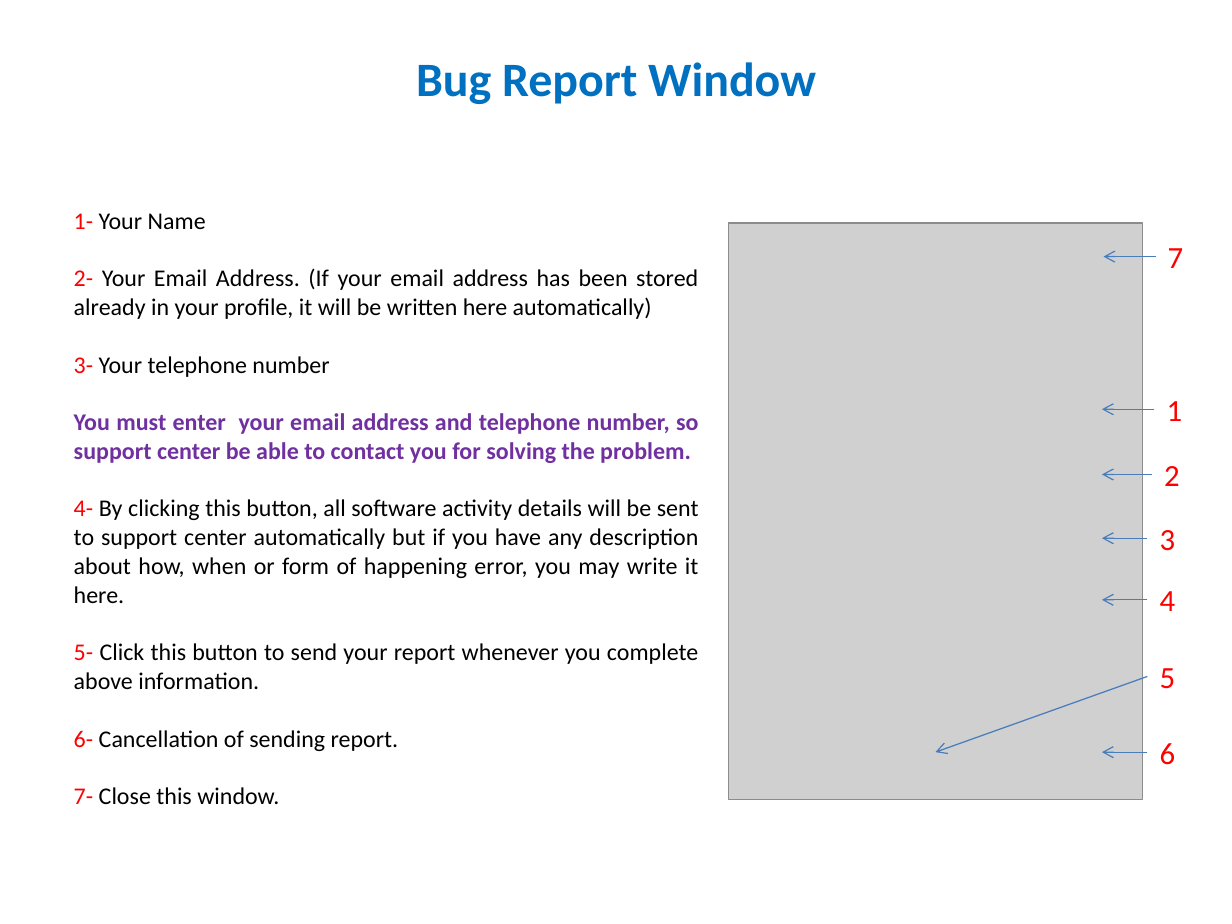
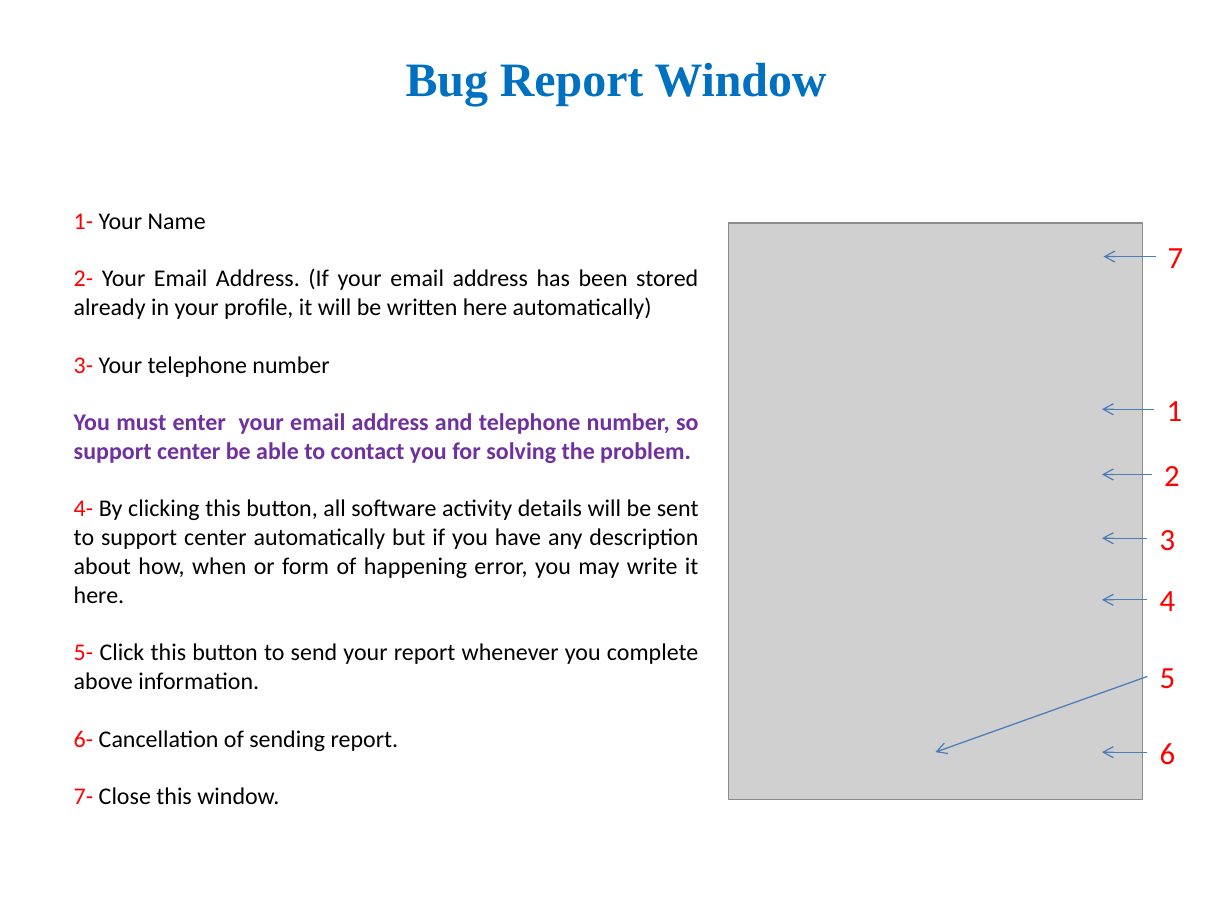
Before and after one commit to e-hashemian/IrancellGuide, a slide deck: slide 7 of ShookaDesktop Guide - English.pptx. Drawn at 1232x924 pixels with LibreOffice and Linux fonts; fonts in the diff are those of the drawing; grey boxes stand for pictures. Boxes give left, top, right and bottom in pixels: in the first picture for what was removed or moved away, otherwise in the second. Text is boxed around its words. In the diff, an @@ line names an element or a change of style, - is before the commit and + after.

```diff
--- a/ShookaDesktop Guide - English.pptx
+++ b/ShookaDesktop Guide - English.pptx
@@ title "Bug Report Window" at box(406, 62, 827, 105): font Calibri to Times New Roman @@
```
Also in this commit, not shown: 3 other slides changed, 5 slides added, 5 slides removed, 10 other files.
